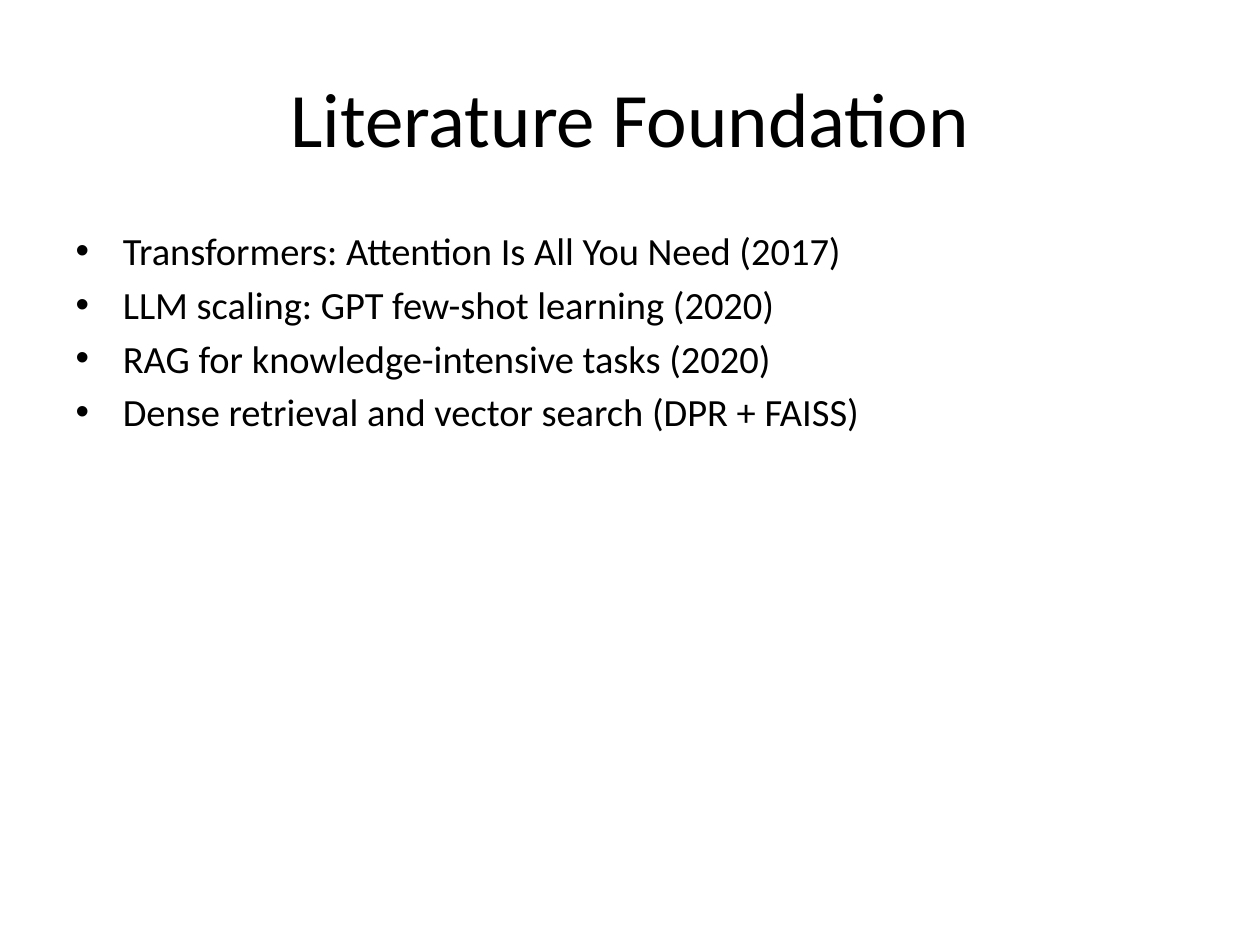
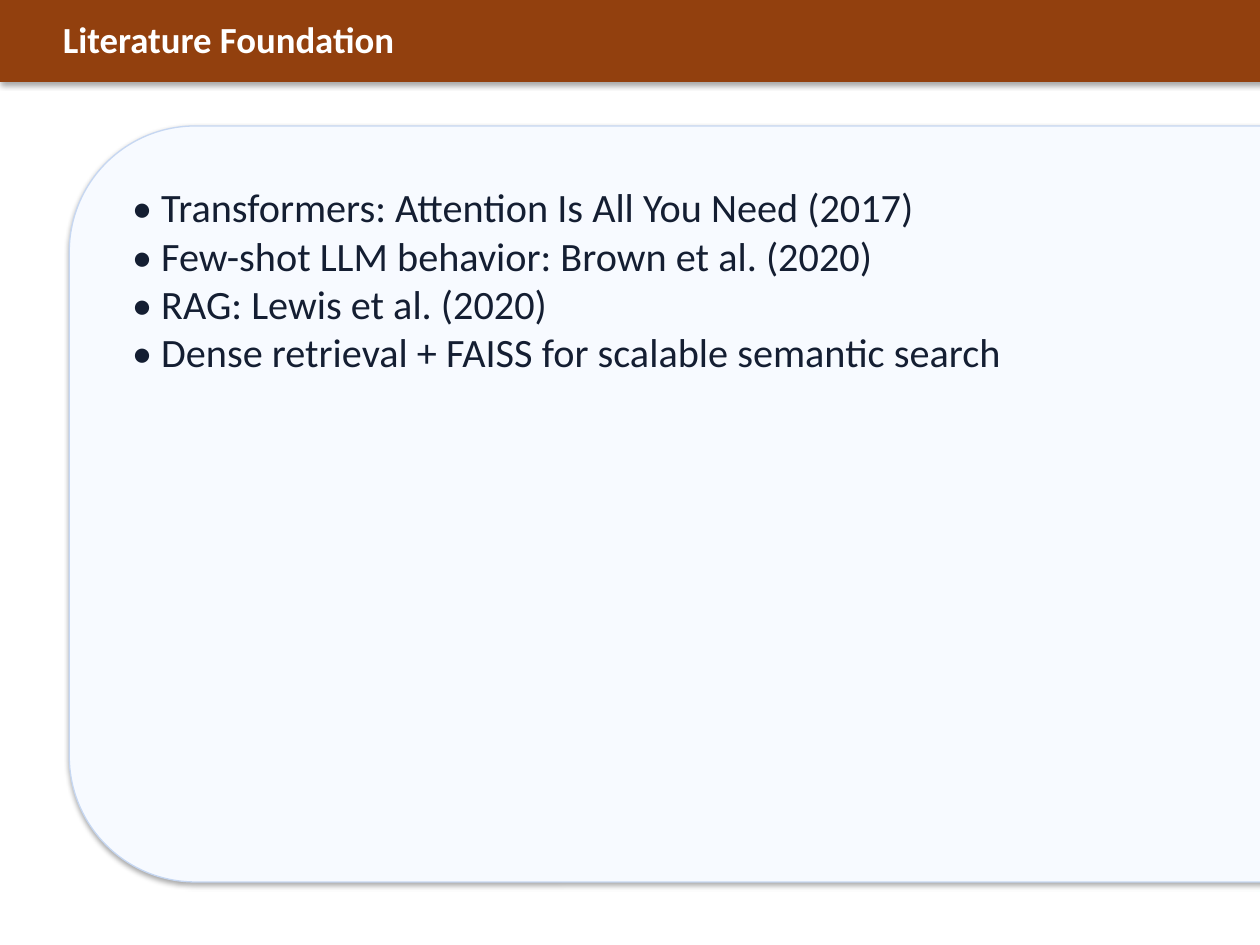
Before and after one commit to sundar0004/-Cloud-Based-RAG, a slide deck: slide 6 of docs/MSc_RAG_Project_Vels_University.pptx (slide 7 before the commit). Drawn at 1260x945 pixels with LibreOffice and Linux fonts; fonts in the diff are those of the drawing. Boxes give left, top, right and bottom in pixels: in the first picture for what was removed or moved away, otherwise in the second. Text is boxed around its words. In the diff, an @@ line names an element or a change of style, - is before the commit and + after.

```diff
--- a/docs/MSc_RAG_Project_Vels_University.pptx
+++ b/docs/MSc_RAG_Project_Vels_University.pptx
@@ rectangle added at [0,0,1260,82], fill #92400E @@
@@ text "Literature Foundation": place and size @@
-text "Literature Foundation" at [290,93,969,148]
+text "Literature Foundation" at [63,27,394,54]
@@ text "Literature Foundation" at [63,27,394,54]: size 44 to 21 pt, text colour #000000 to #FFFFFF, bold on; alignment centre to left; vertical alignment middle to top @@
@@ rounded rectangle added at [69,126,1260,882], fill #F7FAFF, outline #C6D7F2 0.75 pt @@
@@ text at [161,192,1001,368]: text changed; size 22 to 23 pt; text colour #000000 to #141E32 @@
-• Transformers: Attention Is All You Need (2017)
-• LLM scaling: GPT few-shot learning (2020)
-• RAG for knowledge-intensive tasks (2020)
-• Dense retrieval and vector search (DPR + FAISS)
+• Transformers: Attention Is All You Need (2017)
+• Few-shot LLM behavior: Brown et al. (2020)
+• RAG: Lewis et al. (2020)
+• Dense retrieval + FAISS for scalable semantic search
```
Also in this commit, not shown: 5 other slides changed, 14 slides added, 13 slides removed, 1 other file.
